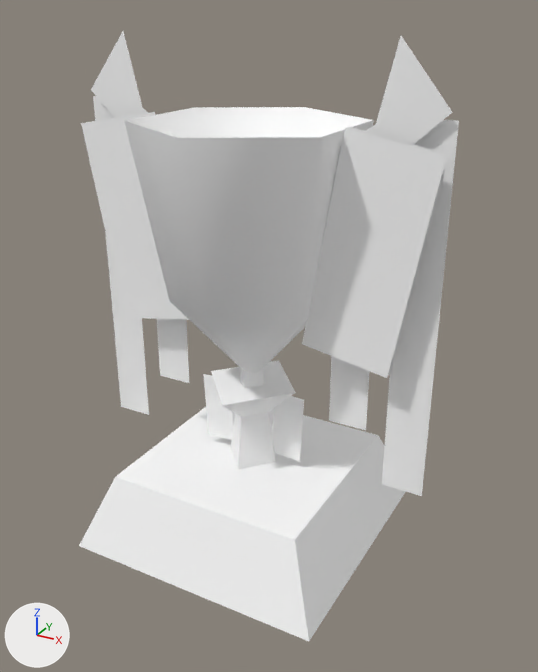
The glTF model public/3d/item/model__item__room.ofs_5374_0/5374kg3_tr04.gltf as it was, and as the next commit left it.
The view is the same before and after, from a 50 mm lens placed at (0.875, -1.499, 1.313), pointed at (0.053, -0.005, 0.566). Lighting does not change. The marker at lower left points along +X, +Y and +Z. The first picture is the older version.

The first picture shows '5374kg3_tr04'.
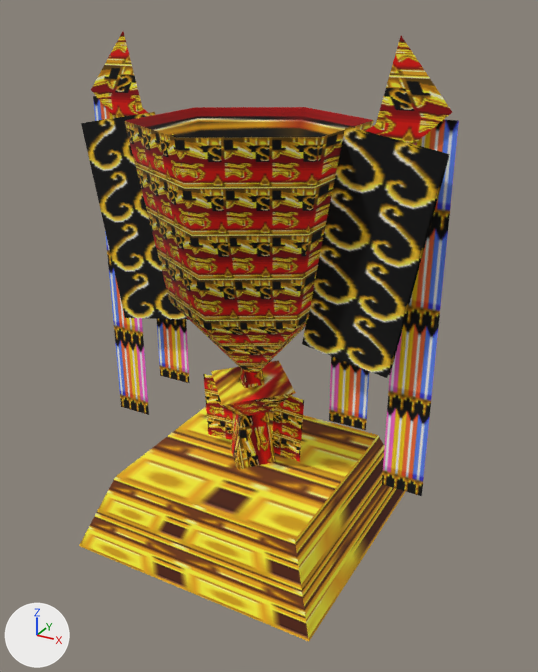
Patch to the scene script:
```diff
--- a/public/3d/item/model__item__room.ofs_5374_0/5374kg3_tr04.gltf.py
+++ b/public/3d/item/model__item__room.ofs_5374_0/5374kg3_tr04.gltf.py
@@ img_tr04_3 @@
+img_tr04_3 = load_image('tr04_3', '_unpacked/tr04_3', 16, 32, 'sRGB')
@@ img_tr04_1 @@
+img_tr04_1 = load_image('tr04_1', '_unpacked/tr04_1', 32, 32, 'sRGB')
@@ img_tr04_0 @@
+img_tr04_0 = load_image('tr04_0', '_unpacked/tr04_0', 16, 32, 'sRGB')
@@ img_tr04_2 @@
+img_tr04_2 = load_image('tr04_2', '_unpacked/tr04_2', 32, 64, 'sRGB')
@@ mat_tr04_2 @@
 mat_tr04_2 = principled_material('tr04_2')
-mat_tr04_2.base_color = (1.0, 1.0, 1.0)  # white #ffffff
+mat_tr04_2.texture = img_tr04_2
 mat_tr04_2.roughness = 1.0
@@ mat_tr04_0 @@
 mat_tr04_0 = principled_material('tr04_0')
-mat_tr04_0.base_color = (1.0, 1.0, 1.0)  # white #ffffff
+mat_tr04_0.texture = img_tr04_0
 mat_tr04_0.roughness = 1.0
@@ mat_tr04_1 @@
 mat_tr04_1 = principled_material('tr04_1')
-mat_tr04_1.base_color = (1.0, 1.0, 1.0)  # white #ffffff
+mat_tr04_1.texture = img_tr04_1
 mat_tr04_1.roughness = 1.0
@@ mat_tr04_3 @@
 mat_tr04_3 = principled_material('tr04_3')
-mat_tr04_3.base_color = (1.0, 1.0, 1.0)  # white #ffffff
+mat_tr04_3.texture = img_tr04_3
 mat_tr04_3.roughness = 1.0
```

Pixel boxes (x1, y1, x2, y2) of what changed, in the pictures (538 x 672 px):
'5374kg3_tr04', surface changed (darker): (79, 32, 459, 641) in both
